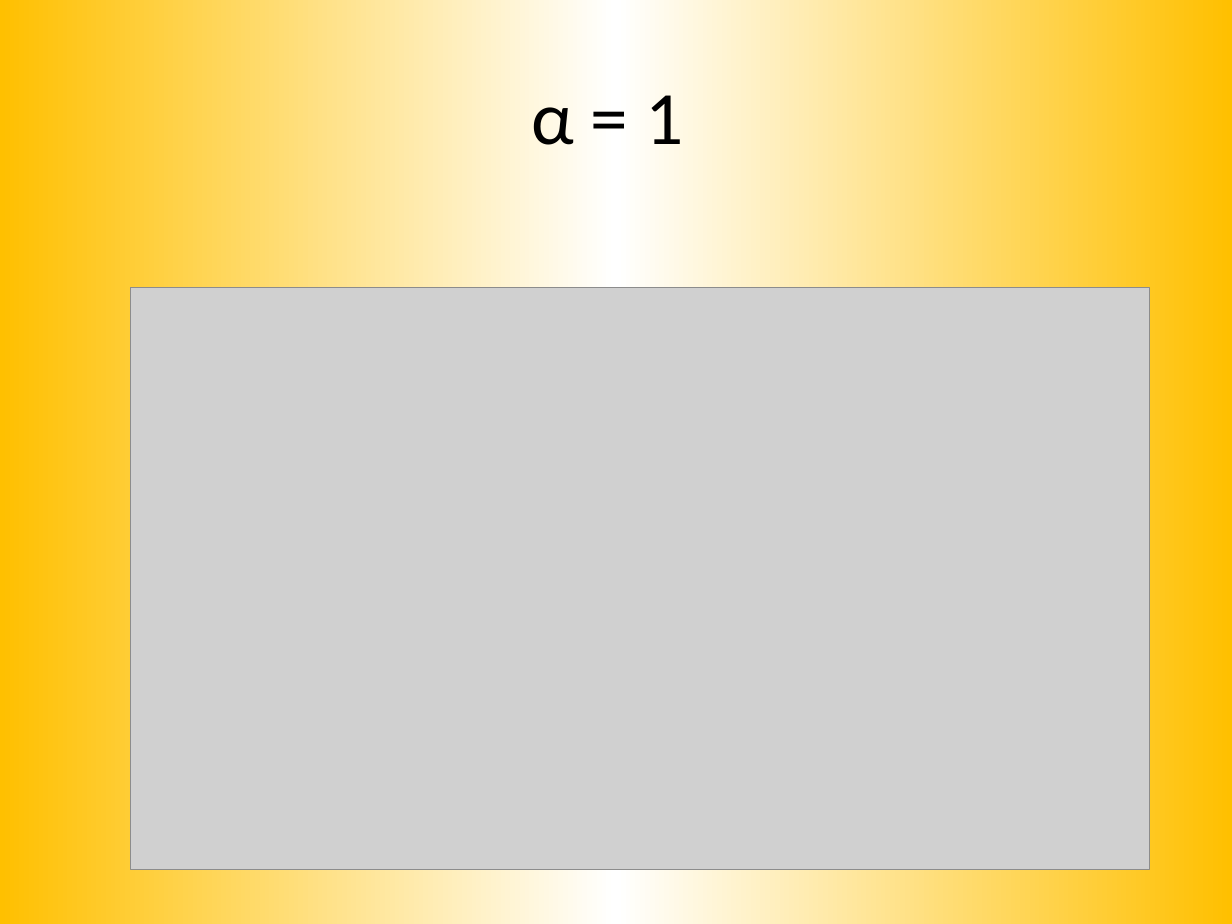
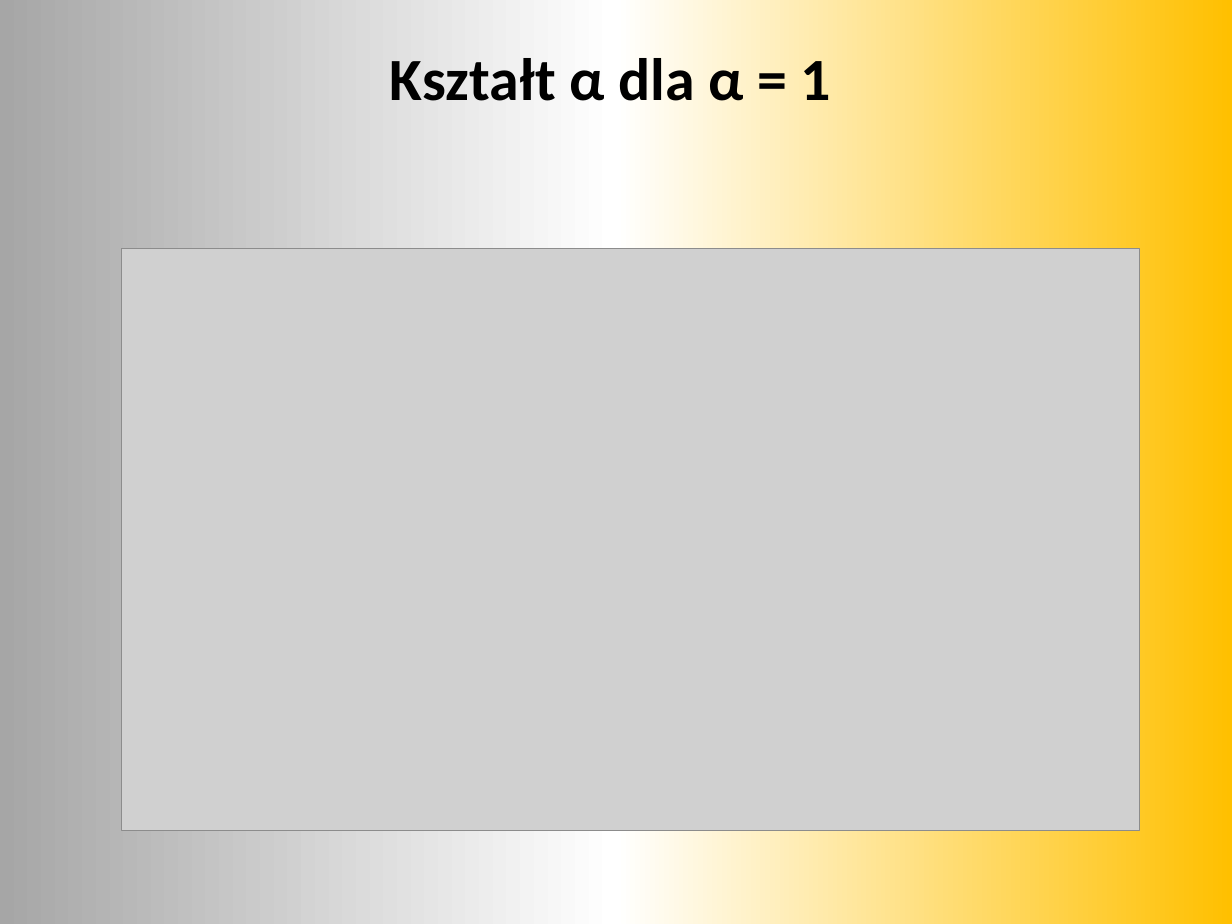
Before and after one commit to mkapiczy/DronVision, a slide deck: slide 23 of Dokumenty/Obrona/Prezentacja.pptx (slide 24 before the commit). Drawn at 1232x924 pixels with LibreOffice and Linux fonts; fonts in the diff are those of the drawing; grey boxes stand for pictures. Boxes give left, top, right and bottom in pixels: in the first picture for what was removed or moved away, otherwise in the second. Text is boxed around its words. In the diff, an @@ line names an element or a change of style, - is before the commit and + after.

```diff
--- a/Dokumenty/Obrona/Prezentacja.pptx
+++ b/Dokumenty/Obrona/Prezentacja.pptx
@@ background gradient #FFC000 to #FFFFFF to gradient #A6A6A6 to #FFFFFF to #FFC000 @@
@@ title at (390,58,831,101): text changed; size 44 to 35 pt; bold on @@
-α = 1
+Kształt α dla α = 1
@@ picture: place and size @@
-picture at (131,287,1149,869)
+picture at (121,249,1140,830)
```
Also in this commit, not shown: 16 other slides changed, 10 slides added, 11 slides removed, 4 other files.
